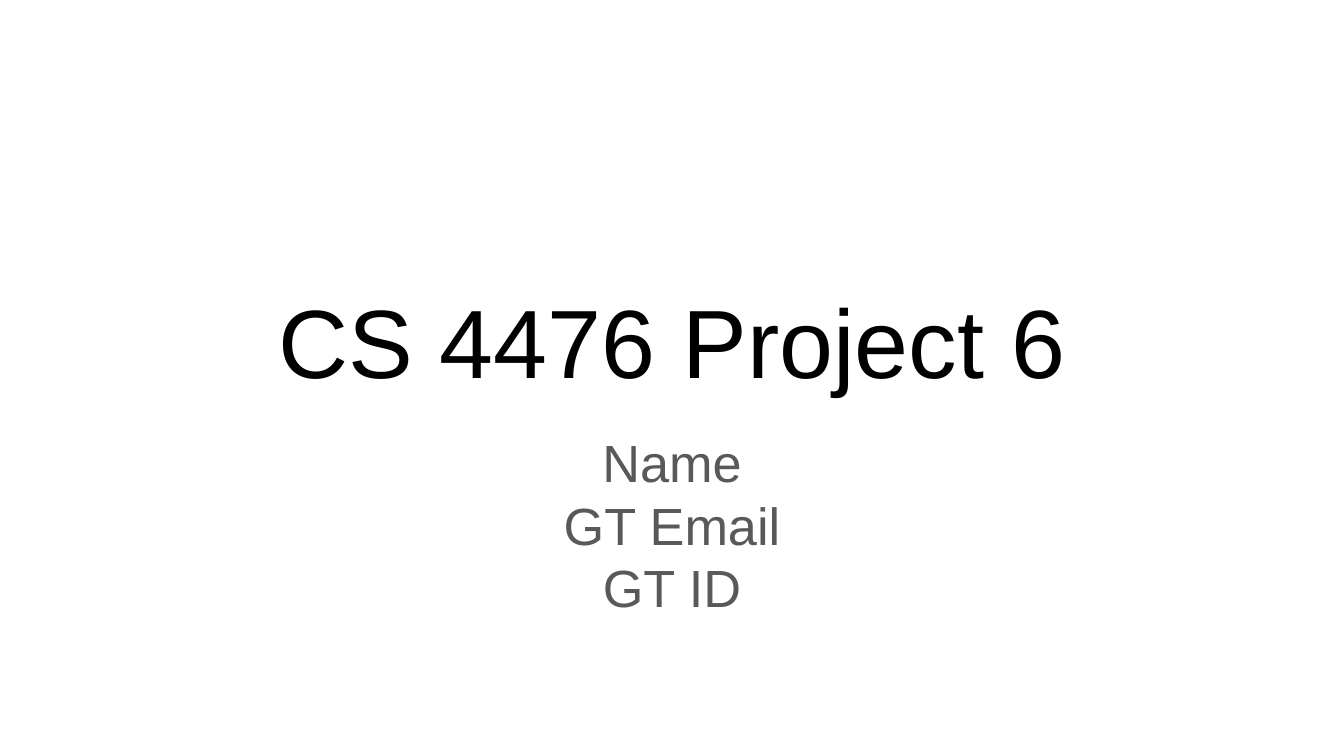
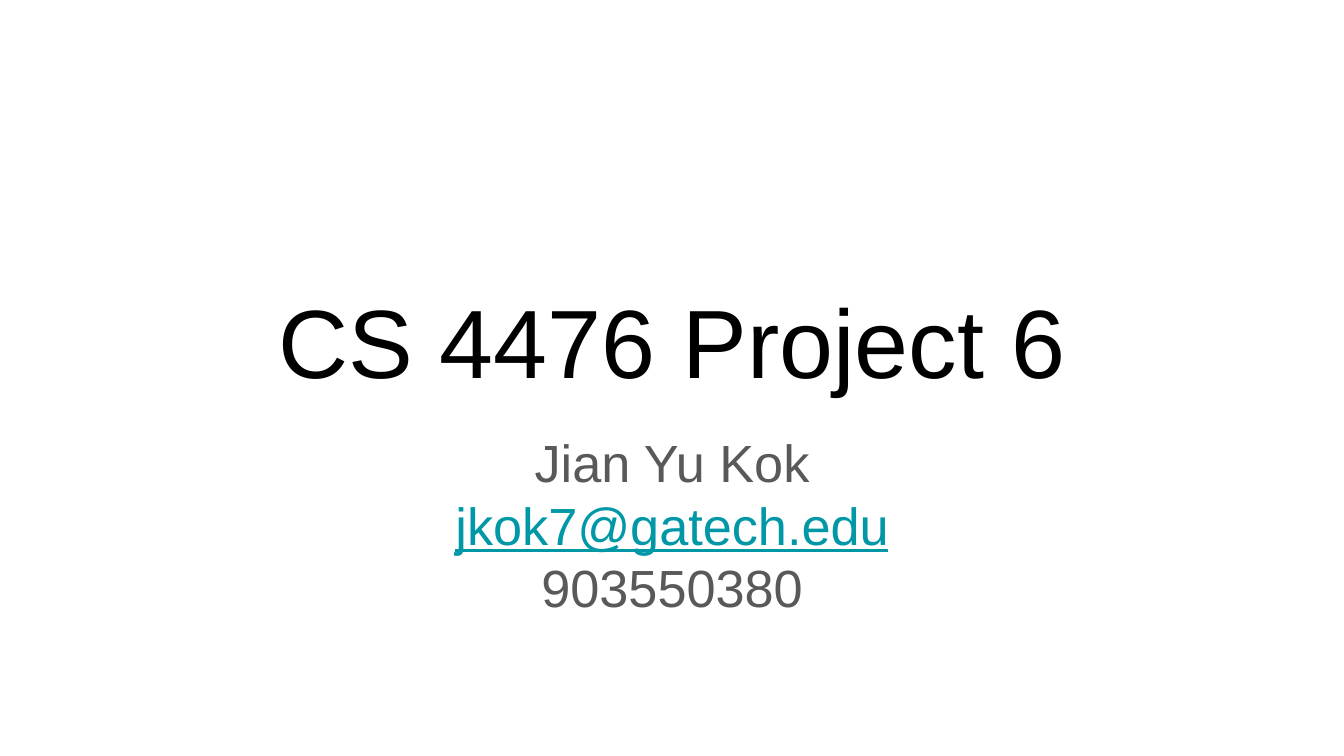
Before and after one commit to KokJianYu/CS4476-Gatech-, a slide deck: slide 1 of proj6_v1/proj6_template.pptx. Drawn at 1344x756 pixels with LibreOffice and Linux fonts; fonts in the diff are those of the drawing. Boxes give left, top, right and bottom in pixels: in the first picture for what was removed or moved away, otherwise in the second. Text is boxed around its words. In the diff, an @@ line names an element or a change of style, - is before the commit and + after.

```diff
--- a/proj6_v1/proj6_template.pptx
+++ b/proj6_v1/proj6_template.pptx
@@ subtitle at [455,444,888,608]: text changed @@
-Name
-GT Email
-GT ID
+Jian Yu Kok
+jkok7@gatech.edu
+903550380
```
Also in this commit, not shown: 9 other slides changed, 14 other files.
